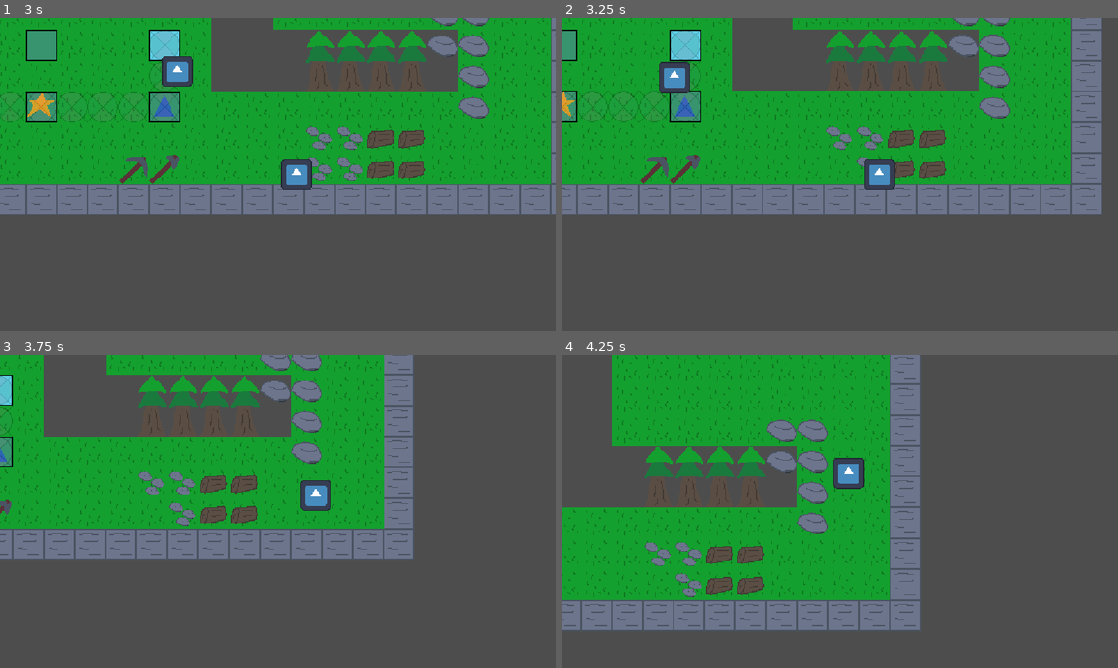
Above: before the commit, frames 1-4 (two rows, left to right).
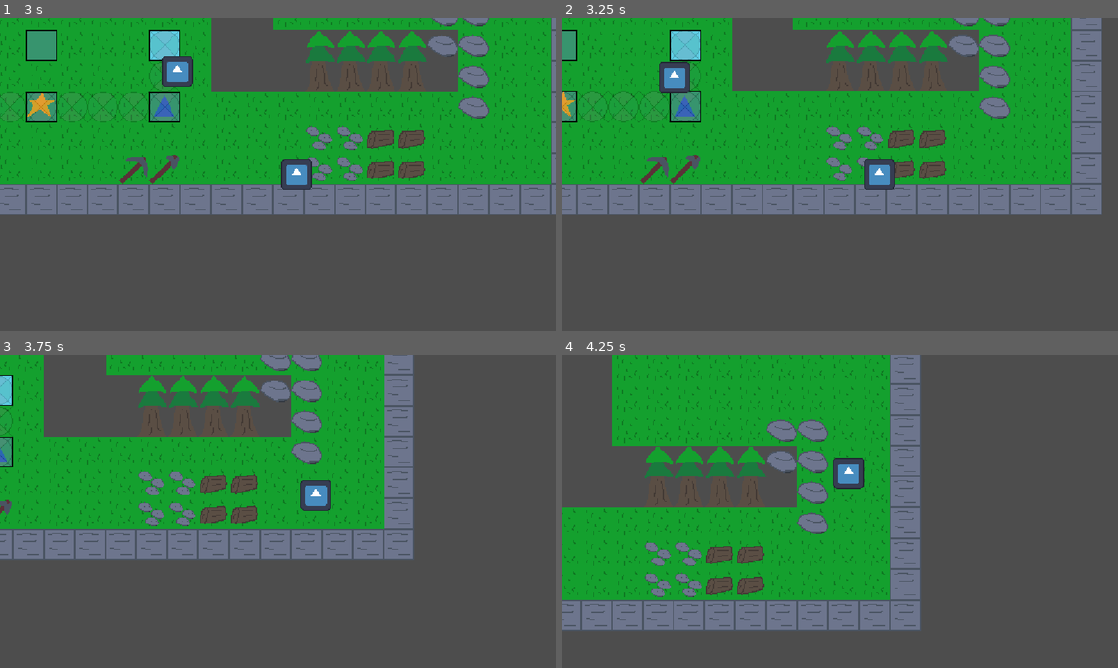
Above: after the commit, the same moments.

Repository: Deeeeelan/serious-game
Game: Godot game, scene res://scenes/title_screen.tscn
The game is run twice, just before and just after one commit, with the same random seed, the same clock (stepped at 60 frames per second) and the same inputs. The engine's default icon, where the game draws it, is replaced by a stand-in: a white triangle on a blue panel in a dark square.
Inputs (mouse positions are in pixels of both pictures, inside the frame that each line leads up to):
- Up to frame 1 (3 s): click "Start" at 0.5 s; tap Enter at 1.25 s; move the mouse to (400, 158) at 1.27 s; hold D (right) 1.28-2.03 s; hold Q (drop) 1.28-2.03 s; click (400, 158) at 1.42 s; tap Space (interact) at 1.55, 2.1 s; move the mouse to (166, 190) at 2.02 s; hold S (down) 2.03-2.78 s; tap Q (drop) at 2.3 s; move the mouse to (333, 105) at 2.77 s; hold D (right) from 2.78 s (still down); hold Q (drop) from 2.78 s (still down)
- Up to frame 2 (3.25 s): keep holding D (right); keep holding Q (drop); tap Space (interact) at 3.05 s
- Up to frame 3 (3.75 s): move the mouse to (250, 574) at 3.52 s; release D (right) at 3.53 s; release Q (drop) at 3.53 s; hold W (up) from 3.53 s (still down); tap Space (interact) at 3.6 s; click (250, 574) at 3.67 s
- Up to frame 4 (4.25 s): keep holding W (up); tap Q (drop) at 3.8 s

Frame 1 is identical in both runs. In frame 2, 0.2% of the frame differs, in the area x 47-53%, y 44-52%; in frame 3, 0.2%, in the area x 24-30%, y 46-55%; in frame 4, 0.2%.
Error after the commit: Invalid access to property or key 'sid' on a base object of type 'Nil'. (res://scripts/player_movement.gd:75)

Commit message:
Allow preservation of building health

Diff:
--- a/scripts/player_movement.gd
+++ b/scripts/player_movement.gd
@@ -28,6 +28,12 @@
 		mp = mp.normalized() * THROW_RANGE
 	return mp
 
+func search_scene_at_tile_pos(tm: TileMapLayer, pos: Vector2i) -> Node2D:
+	for node : Node2D in tm.get_children():
+		if node.position == tm.map_to_local(pos):
+			return node
+	return null
+
 # Get the texture of the current cell position
 func cell_pos_to_texture(tm: TileMapLayer, tm_pos: Vector2i) -> Texture:
 	var sid := tm.get_cell_source_id(tm_pos)
@@ -47,6 +53,7 @@
 	var t_img := img.get_region(rect)
 	return ImageTexture.create_from_image(t_img)
 
+
 # Attempt to carry the tile at pos
 func carry_at_pos(tm: TileMapLayer, pos: Vector2i):
 	if current_tm.get_cell_source_id(pos) != -1:
@@ -65,7 +72,14 @@
 			var img = cell_pos_to_texture(tm, pos)
 			$Holding.texture = img
 			$Aim.texture = img
-		tm.set_cell(pos, -1)
+		var source = tm.tile_set.get_source(carrying_data.sid)
+		if source is TileSetScenesCollectionSource:
+			var node = search_scene_at_tile_pos(tm, pos)
+			if node.get_script() == Building:
+				carrying_data.health = node.health
+			tm.set_cell(pos, -1)
+		else:
+			tm.set_cell(pos, -1)
 
 # Assumes that all terrain will only have collidable objects
 func valid_player_drop_pos(add_tm: TileMapLayer, pos: Vector2i) -> bool:
@@ -110,6 +124,7 @@
 		await tween.finished
 		throw_obj.queue_free()
 		tm.set_cell(pos, saved_carrying_data.sid, saved_carrying_data.atcoords, saved_carrying_data.altid)
+
 		var source = tm.tile_set.get_source(saved_carrying_data.sid)
 		if source is TileSetScenesCollectionSource:
 			var scene = source.get_scene_tile_scene(saved_carrying_data.altid).instantiate()
@@ -118,6 +133,11 @@
 				scene.queue_free()
 
 		animating_tile_pos.erase(pos)
+
+		# For some reason godot has a small delay when placing scene tiles...
+		if "health" in saved_carrying_data:
+			await get_tree().create_timer(0.0025).timeout
+			search_scene_at_tile_pos(tm, pos).health = saved_carrying_data.health
 
 func _input(event: InputEvent) -> void:
 	if event.is_action_pressed("interact"):
--- a/scripts/tiles/game_recipes.gd
+++ b/scripts/tiles/game_recipes.gd
@@ -3,6 +3,15 @@
 var axe_recipes: Dictionary = {
 	Vector2i(3, 2): Vector2i(1, 4),
 }
+
 var pickaxe_recipes: Dictionary = {
 	Vector2i(2, 2): Vector2i(1, 3),
 }
+
+var building_recipes: Dictionary = {
+	"WoodWall": {
+		"Name": "Wood Wall",
+		"Desc": "desc",
+		"wood": 1,
+	}
+}
Not shown, added: scenes/game.tscn7380461812.tmp
Not shown, added: scenes/game.tscn7386489000.tmp
